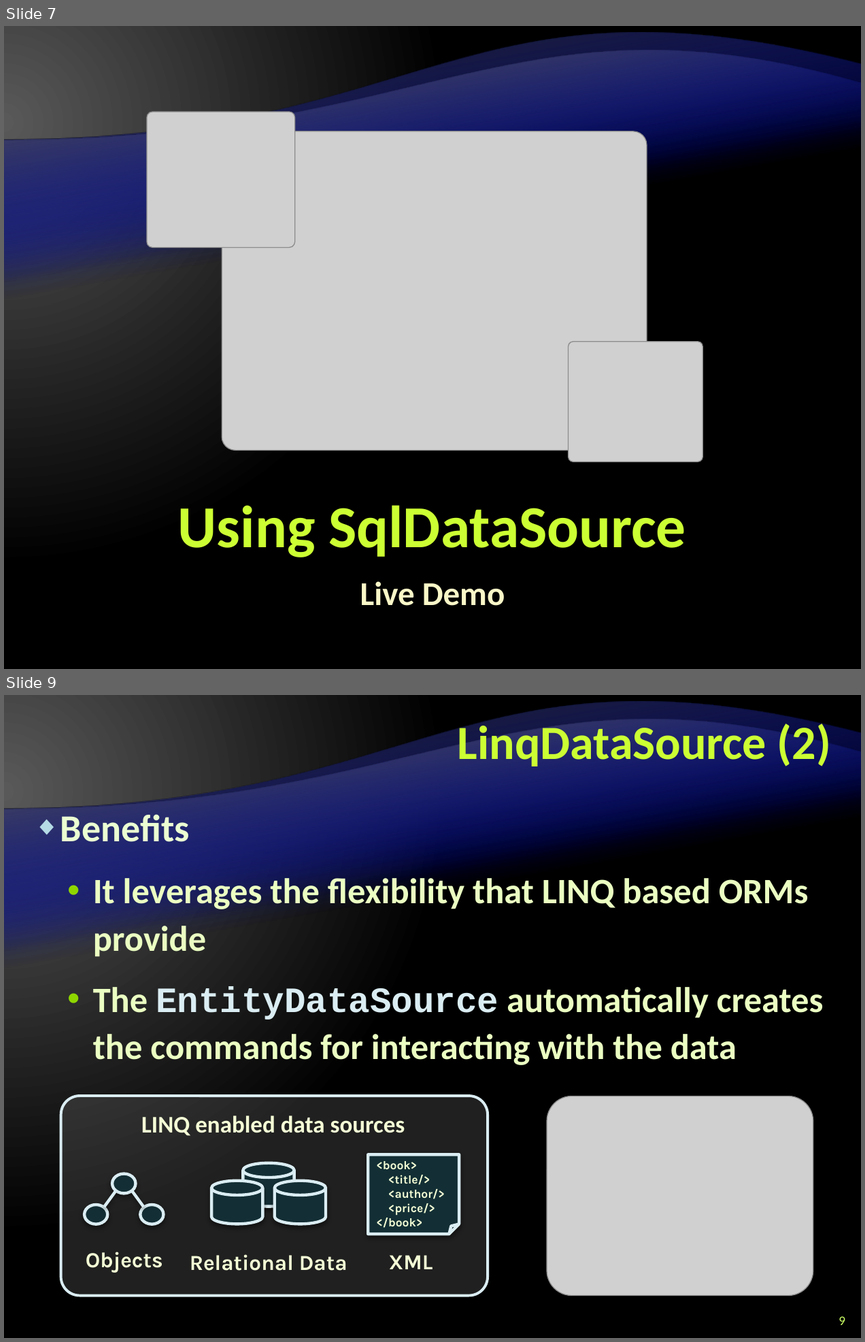
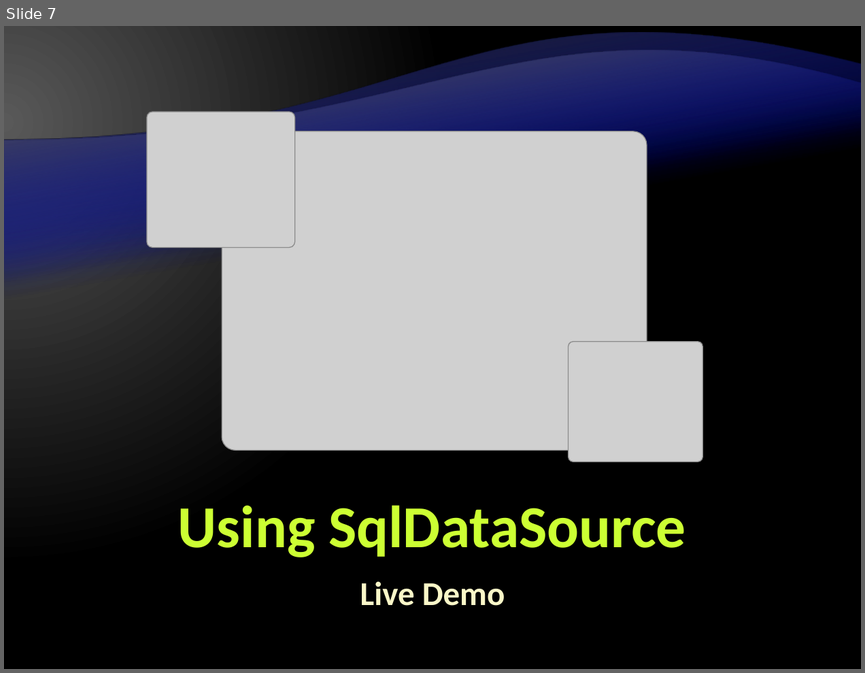
Before and after one commit to Graveheart/aspnetcourse, a slide deck: 2010/lectures/10. ASP.NET-and-Databases.pptx. Shown one above the other, each under a label of ours: slides 7 and 9 before the commit, slide 7 after it; the slides between them are not shown. The pictures are 865x1342 and 865x673 pixels, drawn with LibreOffice and Linux fonts; fonts in the diff are those of the drawing; grey boxes stand for pictures; background and template pictures are left out. Boxes give left, top, right and bottom in pixels: in the first picture for what was removed or moved away, otherwise in the second. Text is boxed around its words. In the diff, an @@ line names an element or a change of style, - is before the commit and + after.

```diff
--- a/2010/lectures/10. ASP.NET-and-Databases.pptx
+++ b/2010/lectures/10. ASP.NET-and-Databases.pptx
@@ slide 9 removed at box(4, 695, 861, 1338), background gradient #595959 to #000000; not listed: 4 template elements that a slide beside it also shows @@
@@ title removed at box(458, 719, 831, 766) @@
-LinqDataSource (2)
@@ text removed at box(60, 814, 823, 1065) @@
-◆ Benefits
-  • It leverages the flexibility that LINQ based ORMs provide
-  • The EntityDataSource automatically creates the commands for interacting with the data
@@ picture removed at box(547, 1096, 813, 1295) @@
@@ group removed at box(60, 1096, 487, 1295): 4 texts, 3 ellipses, 3 cylinders, 2 lines, 1 rounded rectangle, 1 folded corner @@
-Objects
-<book>
-<title/>
-<author/>
-<price/>
-</book>
-XML
-Relational Data
-LINQ enabled data sources
@@ page number removed at box(838, 1316, 845, 1325) @@
-9
```
Also in this commit, not shown: 10 slides changed, 3 slides added, 2 other slides removed.
